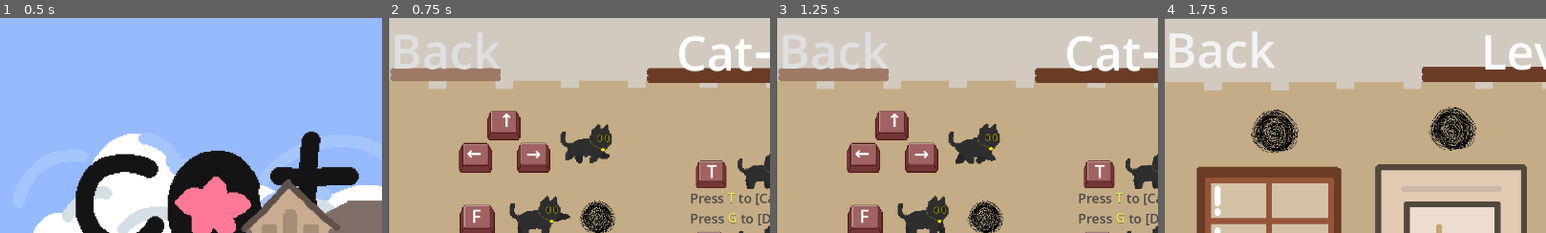
Above: before the commit, frames 1-4 (left to right).
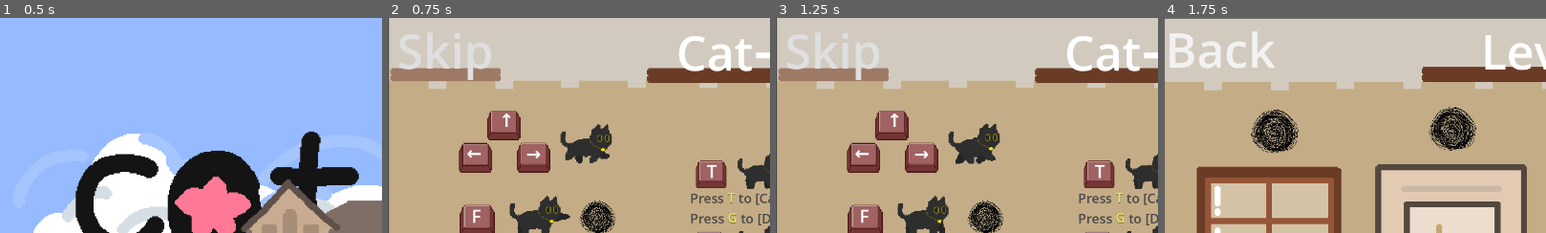
Above: after the commit, the same moments.

Repository: lzcm729/cat-and-string-ball
Game: Godot game, scene res://GUI/start_menu.tscn
Two runs of this game, one before a commit and one after it. Both use one fixed random seed, a clock stepped at 60 frames per second and the inputs below. The engine's default icon, where the game draws it, is replaced by a stand-in: a white triangle on a blue panel in a dark square.
Inputs:
- Up to frame 1 (0.5 s): no input
- Up to frame 2 (0.75 s): click "Play" at 0.5 s
- Up to frame 3 (1.25 s): no input
- Up to frame 4 (1.75 s): click "Back" (after the commit: "Skip") at 1.25 s
The pictures show only the part of the screen within x 0-50%, y 0-50%; the shares and areas given below are measured in that part.

Frame 1 is identical in both runs. In frame 2, 1.5% of the frame differs, in the area x 1-30%, y 6-29%; in frame 3, 1.5%; in frame 4, nothing differs.

Commit message:
教学层级UI

Diff:
--- a/Levels/level_1.tscn
+++ b/Levels/level_1.tscn
@@ -37,11 +37,6 @@
 [node name="StaticBody2D2" parent="window" instance=ExtResource("6_nch2q")]
 position = Vector2(-1, 101)
 scale = Vector2(13.4, 0.960003)
-
-[node name="main_control" parent="." instance=ExtResource("1_eossy")]
-level_name = "Cat→Ball"
-level_health = 9
-back_type = 2
 
 [node name="Label" type="Label" parent="."]
 offset_left = 92.0
@@ -132,8 +127,17 @@
 [node name="ChaosCore" parent="." instance=ExtResource("8_7ealb")]
 position = Vector2(-4, -327)
 
+[node name="main_control" parent="." instance=ExtResource("1_eossy")]
+level_name = "Cat→Ball"
+level_health = 9
+back_type = 2
+
+[node name="back" parent="main_control" index="0"]
+text = "Skip"
+
 [connection signal="show_chaos_core" from="StringBall" to="ChaosCore" method="_on_string_ball_show_chaos_core"]
 [connection signal="cat_pat_ball" from="CatNew" to="main_control" method="_on_cat_cat_pat_ball"]
 [connection signal="eat_core" from="CatNew" to="main_control" method="_on_cat_eat_core"]
 
 [editable path="CatNew"]
+[editable path="main_control"]
